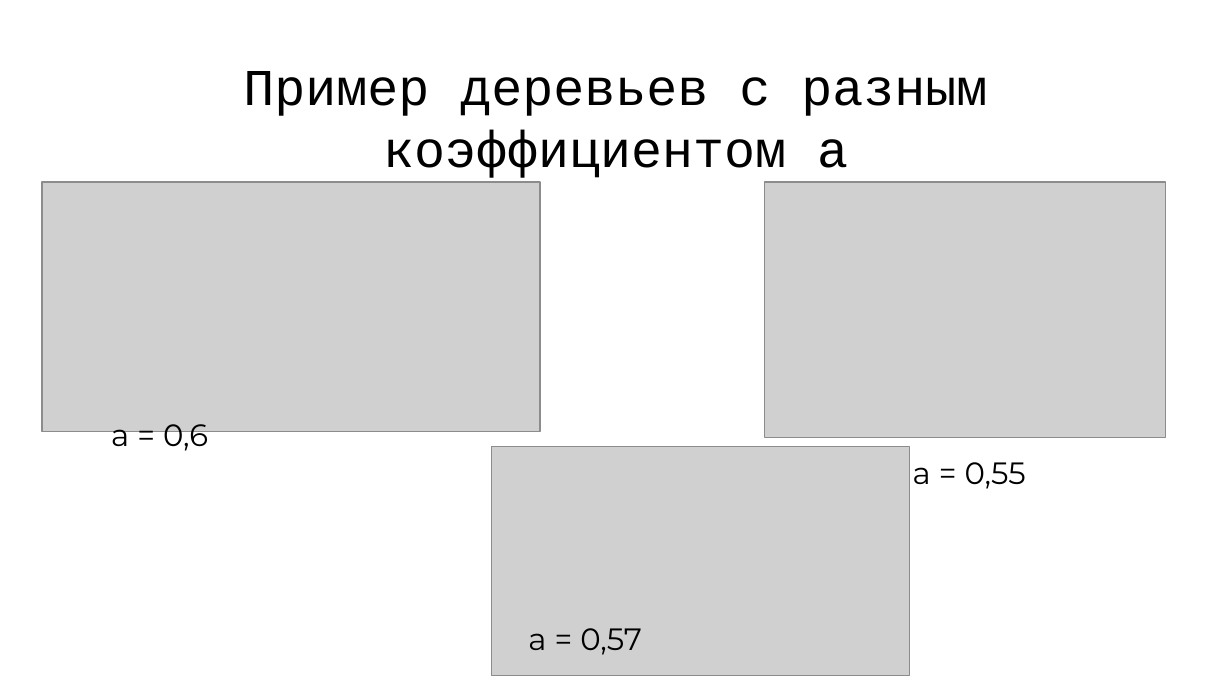
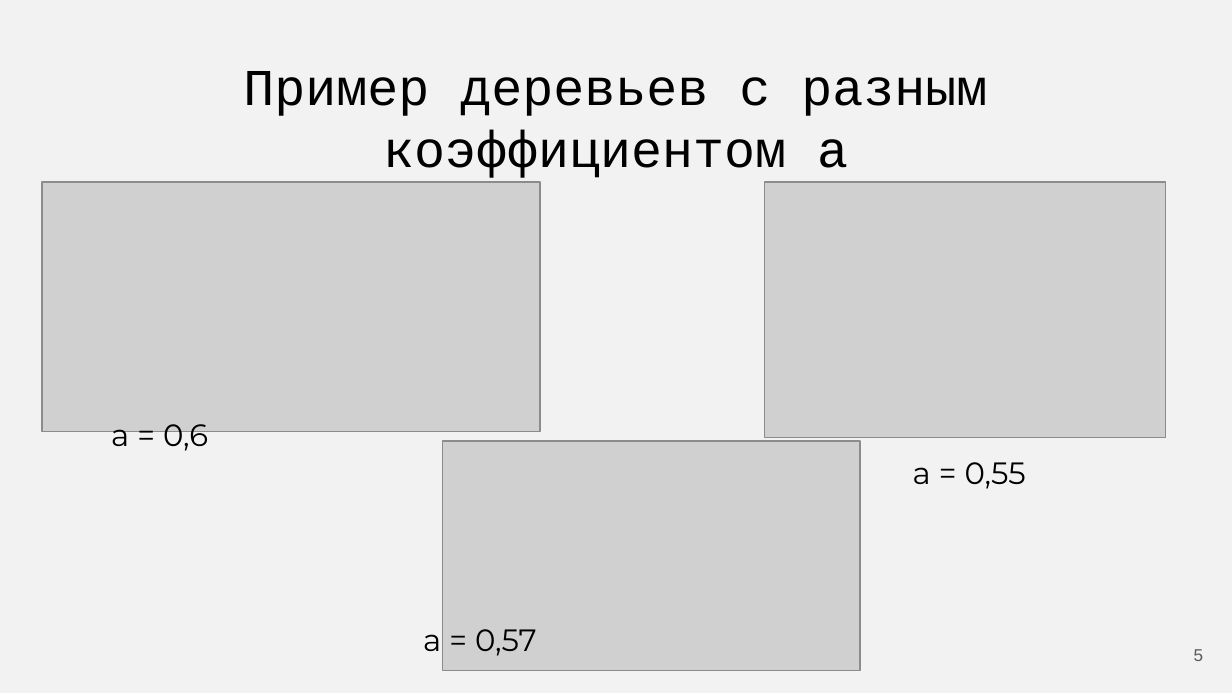
Before and after one commit to Flnchkv/ScapeGoat_Three, a slide deck: slide 5 of ScapeGoat Three.pptx (slide 10 before the commit). Drawn at 1232x693 pixels with LibreOffice and Linux fonts; fonts in the diff are those of the drawing; grey boxes stand for pictures. Boxes give left, top, right and bottom in pixels: in the first picture for what was removed or moved away, otherwise in the second. Text is boxed around its words. In the diff, an @@ line names an element or a change of style, - is before the commit and + after.

```diff
--- a/ScapeGoat Three.pptx
+++ b/ScapeGoat Three.pptx
@@ background #FFFFFF to #F2F2F2 @@
@@ picture: place and size @@
-picture at (492,446,909,675)
+picture at (442,441,860,670)
@@ text "a = 0,57": place and size @@
-text "a = 0,57" at (528,628,642,655)
+text "a = 0,57" at (423,629,537,656)
@@ page number added at (1194,649,1204,661), 10 pt, text #595959 @@
+5
```
Also in this commit, not shown: 4 other slides changed, 3 slides added, 8 slides removed, 1 other file.
